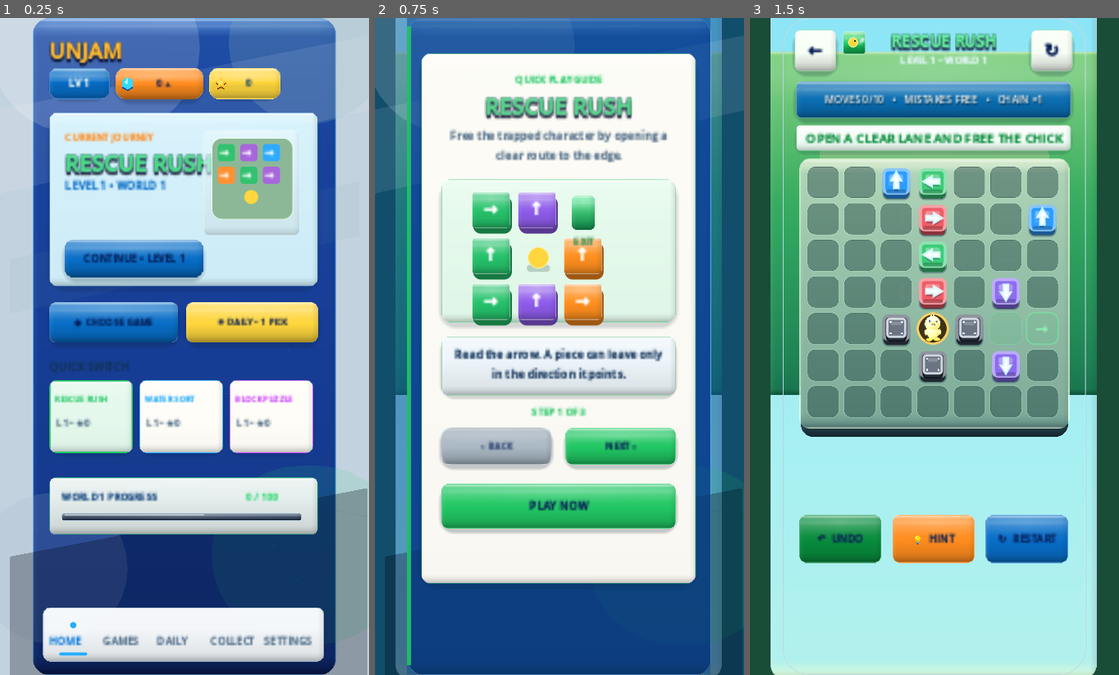
Above: before the commit, frames 1-3 (left to right).
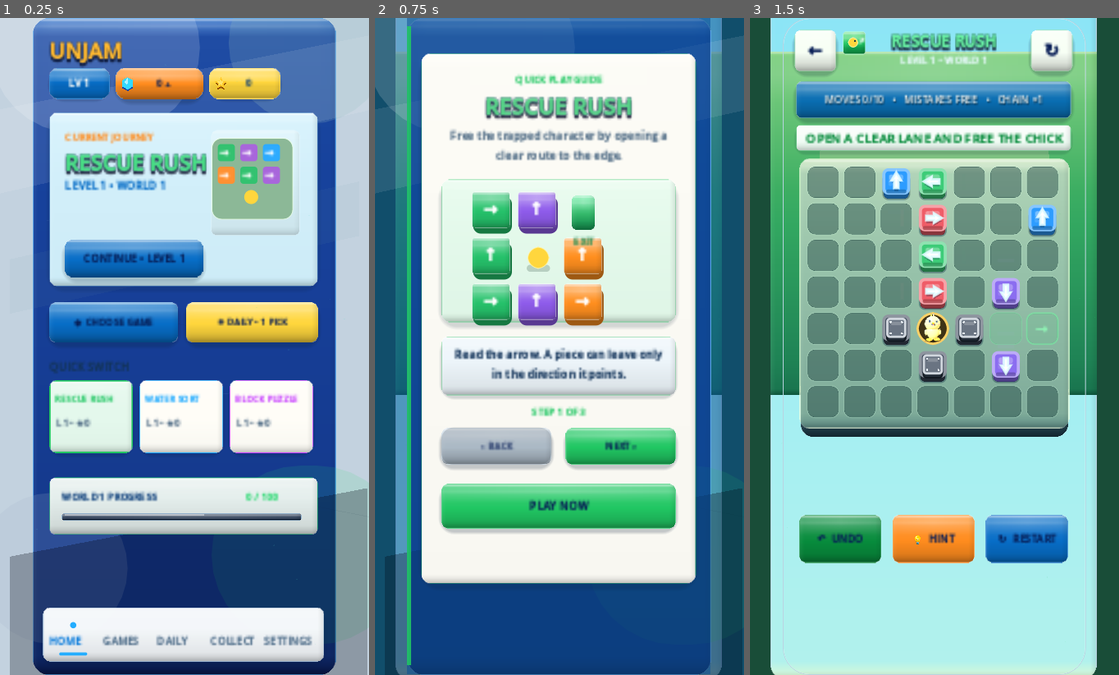
Above: after the commit, the same moments.

Repository: eghosa001/unjam
Game: Godot game, scene res://scenes/Main.tscn
The game is run twice, just before and just after one commit, with the same random seed, the same clock (stepped at 60 frames per second) and the same inputs.
Inputs:
- Up to frame 1 (0.25 s): no input
- Up to frame 2 (0.75 s): click "CONTINUE • LEVEL 1" at 0.5 s
- Up to frame 3 (1.5 s): click "PLAY NOW" at 1.25 s

The runs differ from the first frame. In frame 1, 1.2% of the frame differs, in the area x 15-81%, y 20-59%; in frame 2, nothing differs; in frame 3, nothing differs.

Commit message:
ui: separate Home title from preview and raise quick-switch readability

Diff:
--- a/scripts/ui/premium_home_direct_levels.gd
+++ b/scripts/ui/premium_home_direct_levels.gd
@@ -155,7 +155,7 @@
 	_add_text(canvas, "CURRENT JOURNEY", Rect2(41, 142, 150, 15), 12, ORANGE, true)
 	var level := _home_current_level(selected_game)
 	var world := MultiGameManager.world_for_game_level(selected_game, level)
-	var game_title := _add_text(canvas, _short_game_name(selected_game), Rect2(41, 167, 186, 34), 28, NAVY, true)
+	var game_title := _add_text(canvas, _short_game_name(selected_game), Rect2(41, 167, 180, 34), 27, NAVY, true)
 	game_title.name = "HomeHeroGameTitle"
 	RefCanvas.style_display_title(game_title, Unjam3DTheme.game_accent(selected_game).lightened(0.18), Color("#071d55"), 2)
 	var game_meta := _add_text(canvas, "LEVEL %d • WORLD %d" % [level, world], Rect2(41, 204, 170, 17), 14, BLUE, true)
@@ -185,7 +185,7 @@
 	stage.name = "FigmaHomeHeroPreview"
 	var stage_mid := Color(0.12,0.24,0.34,0.78) if _home_dark() else Color(0.87,0.96,0.98,0.62)
 	stage.add_theme_stylebox_override("panel", RefCanvas.rounded_gradient3(stage_mid.lightened(0.15), stage_mid, stage_mid.darkened(0.12), 16, Color(1,1,1,0.20), 1, 0.40))
-	RefCanvas.set_rect(stage, 219, 144, 125, 136)
+	RefCanvas.set_rect(stage, 229, 144, 115, 136)
 	stage.mouse_filter = Control.MOUSE_FILTER_IGNORE
 	preview_root.add_child(stage)
 	match game_id:
@@ -289,7 +289,7 @@
 		RefCanvas.set_rect(card, x, 465, 108, 94)
 		card.mouse_filter = Control.MOUSE_FILTER_IGNORE
 		canvas.add_child(card)
-		_add_text(canvas, String(entry[1]), Rect2(x + 7, 478, 96, 18), 10, entry[2], true)
+		_add_text(canvas, String(entry[1]), Rect2(x + 7, 478, 96, 18), 11, entry[2], true)
 		var level := _home_current_level(id)
 		var stars := MultiGameManager.total_stars(id)
 		_add_text(canvas, "L%d • ★%s" % [level, _compact_number(stars)], Rect2(x + 9, 509, 92, 15), 12, MUTED, false)
